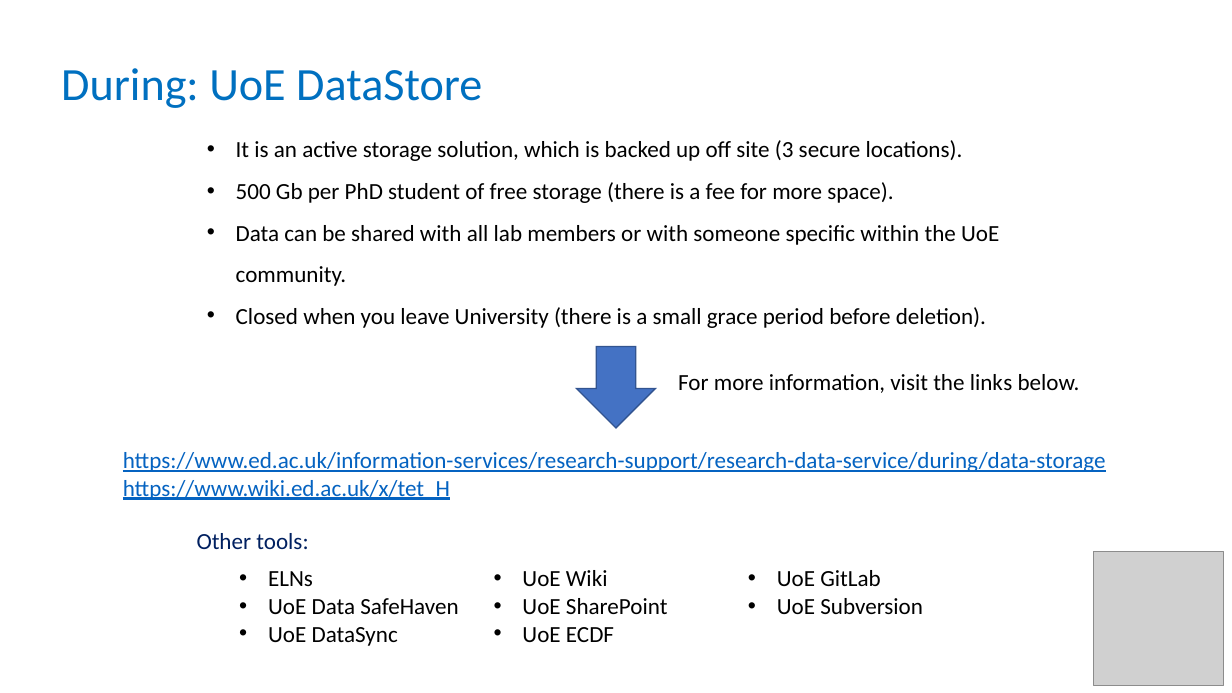
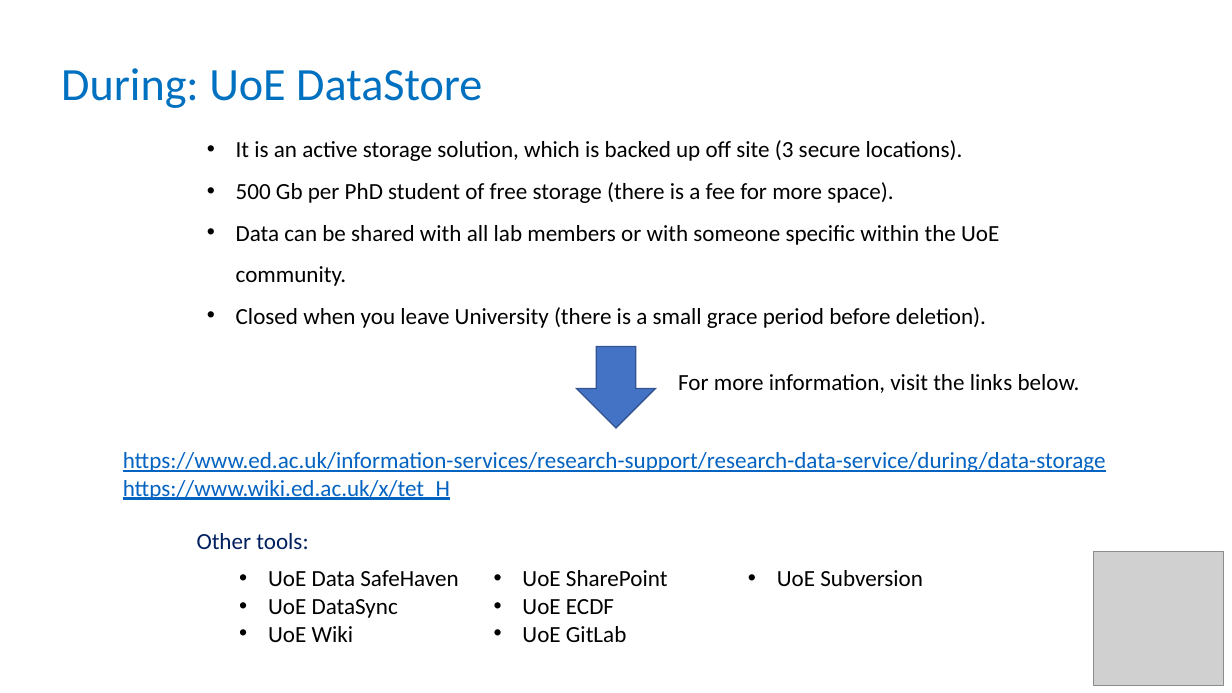
Before and after one commit to carpentries-incubator/fair-bio-practice, a slide deck: slide 10 of instructors/14-data_management_planning_v2.0.pptx. Drawn at 1232x693 pixels with LibreOffice and Linux fonts; fonts in the diff are those of the drawing; grey boxes stand for pictures. Boxes give left, top, right and bottom in pixels: in the first picture for what was removed or moved away, otherwise in the second. Text is boxed around its words. In the diff, an @@ line names an element or a change of style, - is before the commit and + after.

```diff
--- a/instructors/14-data_management_planning_v2.0.pptx
+++ b/instructors/14-data_management_planning_v2.0.pptx
@@ text at [268, 571, 313, 586]: paragraph removed @@
-• ELNs
```
Also in this commit, not shown: 3 slides added, 1 other file.
